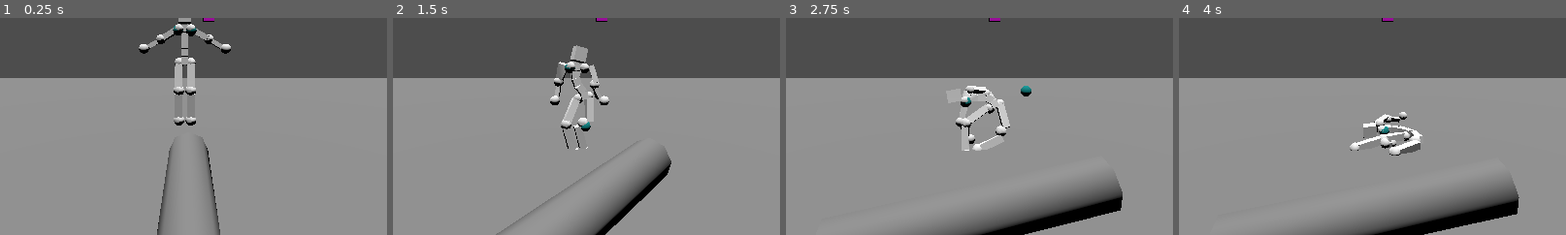
Above: before the commit, frames 1-4 (left to right).
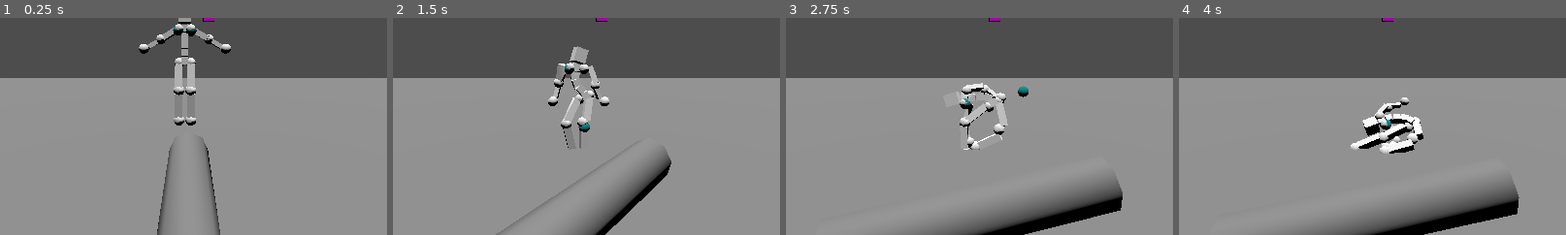
Above: after the commit, the same moments.

Repository: borbware/FGJ24
Game: Godot game, scene res://scenes/level_template.tscn
The game is run twice, just before and just after one commit, with the same random seed, the same clock (stepped at 60 frames per second) and the same inputs.
Inputs:
- Up to frame 1 (0.25 s): no input
- Up to frame 2 (1.5 s): hold D (left_stick_right) 0.53-1.28 s; hold S (left_stick_down) from 1.28 s (still down)
- Up to frame 3 (2.75 s): release S (left_stick_down) at 2.03 s; hold D (left_stick_right) from 2.03 s (still down)
- Up to frame 4 (4 s): release D (left_stick_right) at 2.78 s; hold W (left_stick_up) 2.78-3.53 s; hold S (left_stick_down) from 3.53 s (still down)
The pictures show only the part of the screen within x 26-76%, y 38-88%; the shares and areas given below are measured in that part.

The runs differ from the first frame. In frame 1, less than 0.1% of the frame differs, in the area x 36-37%, y 16-17%; in frame 2, 1.0%; in frame 3, 1.4%; in frame 4, 2.2%, in the area x 44-64%, y 36-64%.

Commit message:
level template asdfasdf

Diff:
--- a/scenes/level_template.tscn
+++ b/scenes/level_template.tscn
@@ -64,144 +64,144 @@
 
 [node name="Physical Bone DEF-spine_001" parent="Human/ego/ego_rig/Skeleton3D" index="29"]
 transform = Transform3D(1.00003, -0.00270149, -4.24683e-07, 2.13727e-05, -0.125909, -0.992487, 6.07141e-06, 0.998731, -0.122959, 1.93119e-05, 1.2251, -0.00871921)
-joint_offset = Transform3D(1, 0, 0, 0, -4.37113e-08, -0.999997, 0, 0.999997, -4.37113e-08, -1.94974e-05, -7.96077e-05, 0.0683268)
-joint_rotation = Vector3(1.5708, 0, 0)
-body_offset = Transform3D(1.00003, -0.00270149, -4.24683e-07, 2.1957e-05, -0.00215632, -1.00007, 3.39749e-06, 1.00663, 3.8892e-06, 1.93119e-05, 0.0683317, 7.98702e-05)
+joint_offset = Transform3D(1, 0, 0, 0, -3.61998e-06, -0.999997, 0, 0.999997, -3.61998e-06, -1.94974e-05, -7.96082e-05, 0.0683268)
+joint_rotation = Vector3(1.5708, 0, 0)
+body_offset = Transform3D(1.00003, -0.00270149, -4.24683e-07, 2.1957e-05, -0.00215632, -1.00007, 3.39749e-06, 1.00663, 3.89665e-06, 1.93119e-05, 0.0683317, 7.98702e-05)
 
 [node name="Physical Bone DEF-spine_002" parent="Human/ego/ego_rig/Skeleton3D" index="30"]
 transform = Transform3D(1.00014, -2.72691e-06, 1.86637e-06, -1.79823e-05, 0.0318232, -0.999824, -5.64743e-06, 0.999823, 0.0318213, -1.09673e-05, 1.37925, -0.00401092)
-joint_offset = Transform3D(1, 0, 0, 0, -4.37114e-08, -1, 0, 1, -4.37114e-08, 1.08069e-05, 0.000861997, 0.0863912)
+joint_offset = Transform3D(1, 0, 0, 0, -3.61999e-06, -1, 0, 1, -3.61999e-06, 1.08069e-05, 0.000861997, 0.0863912)
 joint_rotation = Vector3(1.5708, 0, 0)
 body_offset = Transform3D(1.00014, -2.72691e-06, 1.86637e-06, -1.77935e-05, -2.23517e-08, -1.00033, -6.21663e-06, 1.00033, -1.85147e-06, -1.09673e-05, 0.0864197, -0.000862122)
 
 [node name="Physical Bone DEF-spine_003" parent="Human/ego/ego_rig/Skeleton3D" index="31"]
 transform = Transform3D(1.00004, 3.51667e-06, -0.000295168, -2.50918e-06, 0.028563, -0.999488, -7.92859e-07, 0.999622, 0.0285646, -2.38419e-07, 1.56191, -0.00928831)
-joint_offset = Transform3D(1, 0, 0, 0, -4.37114e-08, -1, 0, 1, -4.37114e-08, 2.86544e-05, 0.000638195, 0.0962822)
-joint_rotation = Vector3(1.5708, 0, 0)
-body_offset = Transform3D(1.00004, 3.51667e-06, -0.000295168, -2.48551e-06, 2.2836e-06, -0.999897, -8.64198e-07, 1.00003, 7.75978e-06, -2.38419e-07, 0.0962722, -0.000638962)
+joint_offset = Transform3D(1, 0, 0, 0, -3.61999e-06, -1, 0, 1, -3.61999e-06, 2.86544e-05, 0.000638195, 0.0962822)
+joint_rotation = Vector3(1.5708, 0, 0)
+body_offset = Transform3D(1.00004, 3.51667e-06, -0.000295168, -2.48551e-06, 2.2836e-06, -0.999897, -8.64198e-07, 1.00003, 7.7635e-06, -2.38419e-07, 0.0962722, -0.000638962)
 
 [node name="Physical Bone DEF-spine_004" parent="Human/ego/ego_rig/Skeleton3D" index="32"]
 transform = Transform3D(1.00001, 6.34789e-06, 0.000106206, -7.70366e-07, -0.368796, -0.929229, -6.90388e-07, 0.929542, -0.368695, 4.29153e-06, 1.68895, 0.000801563)
-joint_offset = Transform3D(1, 0, 0, 0, -4.37113e-08, -0.999999, 0, 0.999999, -4.37113e-08, -7.80593e-06, -1.144e-06, 0.0330912)
+joint_offset = Transform3D(1, 0, 0, 0, -3.61999e-06, -0.999999, 0, 0.999999, -3.61999e-06, -7.80593e-06, -1.144e-06, 0.0330912)
 joint_rotation = Vector3(1.5708, 0, 0)
 body_offset = Transform3D(1.00001, 6.34789e-06, 0.000106206, -9.70671e-07, -1.49012e-06, -0.999702, -3.57628e-07, 1.00003, -2.3067e-05, 4.29153e-06, 0.0330813, 1.90735e-06)
 
 [node name="Physical Bone DEF-spine_005" parent="Human/ego/ego_rig/Skeleton3D" index="33"]
 transform = Transform3D(1.00003, 1.10865e-05, 2.69711e-06, 1.04496e-06, -0.186675, -0.982476, -4.50347e-06, 0.982615, -0.186604, -4.3273e-05, 1.75047, 0.0188117)
-joint_offset = Transform3D(1, 0, 0, 0, -4.37114e-08, -1, 0, 1, -4.37114e-08, 4.31868e-05, 3.28029e-05, 0.0313169)
+joint_offset = Transform3D(1, 0, 0, 0, -3.61999e-06, -1, 0, 1, -3.61999e-06, 4.31868e-05, 3.28029e-05, 0.0313169)
 joint_rotation = Vector3(1.5708, 0, 0)
 body_offset = Transform3D(1.00003, 1.10865e-05, 2.69711e-06, 1.86265e-07, -4.09335e-05, -1.00004, -4.61936e-06, 1.00019, 2.96533e-06, -4.3273e-05, 0.0313182, -3.29018e-05)
 
 [node name="Physical Bone DEF-shoulder_L" parent="Human/ego/ego_rig/Skeleton3D" index="34"]
-transform = Transform3D(0.47416, -0.0862772, -0.880985, 0.3567, 0.928528, 0.101919, 0.80518, -0.360968, 0.476273, 0.106897, 1.60603, 0.0204129)
-joint_offset = Transform3D(1, 0, 0, 0, -4.37112e-08, -0.999996, 0, 0.999996, -4.37112e-08, -0.00391423, -0.0104158, 0.0994789)
-joint_rotation = Vector3(1.5708, 0, 0)
-body_offset = Transform3D(0.934395, -0.354934, -0.036256, 0.000167787, 0.108154, -1.00089, 0.356769, 0.928564, 0.101346, 0.00356722, 0.100694, 0.000986457)
+transform = Transform3D(0.47416, -0.0862772, -0.881093, 0.3567, 0.928528, 0.101939, 0.80518, -0.360968, 0.476554, 0.106897, 1.60603, 0.0204124)
+joint_offset = Transform3D(1, 0, 0, 0, -3.61998e-06, -0.999996, 0, 0.999996, -3.61998e-06, -0.00393189, -0.0104087, 0.0994562)
+joint_rotation = Vector3(1.5708, 0, 0)
+body_offset = Transform3D(0.934395, -0.354934, -0.036068, 0.000167787, 0.108154, -1.00112, 0.356769, 0.928564, 0.101365, 0.00356674, 0.100694, 0.000986457)
 
 [node name="Physical Bone DEF-upper_arm_L" parent="Human/ego/ego_rig/Skeleton3D" index="35"]
 transform = Transform3D(-0.509568, 0.0781226, -0.856551, -0.830485, -0.292403, 0.469711, -0.214038, 0.953371, 0.214224, 0.257013, 1.55061, -0.0422528)
-joint_offset = Transform3D(1, 0, 0, 0, -4.37114e-08, -1, 0, 1, -4.37114e-08, -0.000152085, 6.83252e-05, 0.072145)
-joint_rotation = Vector3(1.5708, 0, 0)
-body_offset = Transform3D(0.997585, -2.89679e-05, -1.03861e-05, -0.000541158, 2.1562e-05, -1.0001, -0.00100107, 1.00026, -4.26173e-06, 0.000152469, 0.0721521, -6.81877e-05)
+joint_offset = Transform3D(1, 0, 0, 0, -3.61999e-06, -1, 0, 1, -3.61999e-06, -0.000152085, 6.83252e-05, 0.072145)
+joint_rotation = Vector3(1.5708, 0, 0)
+body_offset = Transform3D(0.997585, -2.89679e-05, -1.03861e-05, -0.000541162, 2.1562e-05, -1.0001, -0.00100106, 1.00026, -4.26173e-06, 0.000152469, 0.0721521, -6.81877e-05)
 
 [node name="Physical Bone DEF-upper_arm_L_001" parent="Human/ego/ego_rig/Skeleton3D" index="36"]
-transform = Transform3D(-0.510113, 0.0781091, -0.856184, -0.833191, -0.292386, 0.469486, -0.213624, 0.953199, 0.214135, 0.380603, 1.483, -0.0729332)
-joint_offset = Transform3D(1, 0, 0, 0, -4.37114e-08, -1, 0, 1, -4.37114e-08, 3.1537e-05, -0.000103416, 0.072097)
-joint_rotation = Vector3(1.5708, 0, 0)
-body_offset = Transform3D(1.00003, 5.06639e-07, 8.99658e-06, 0.000174642, 3.90112e-05, -0.999661, 0.000141814, 1.00009, 5.88596e-06, -3.21865e-05, 0.0720725, 0.000102997)
+transform = Transform3D(-0.510113, 0.0781091, -0.856184, -0.833192, -0.292386, 0.469486, -0.213624, 0.953199, 0.214136, 0.380603, 1.483, -0.0729332)
+joint_offset = Transform3D(1, 0, 0, 0, -3.61999e-06, -1, 0, 1, -3.61999e-06, 3.15273e-05, -0.000103439, 0.072097)
+joint_rotation = Vector3(1.5708, 0, 0)
+body_offset = Transform3D(1.00003, 5.06639e-07, 9.13069e-06, 0.00017504, 3.90112e-05, -0.999661, 0.000141621, 1.00009, 6.19888e-06, -3.21865e-05, 0.0720725, 0.000102997)
 
 [node name="Physical Bone DEF-forearm_L" parent="Human/ego/ego_rig/Skeleton3D" index="37"]
 transform = Transform3D(-0.51037, -0.240858, -0.825821, -0.833133, -0.100191, 0.544153, -0.213756, 0.965521, -0.149529, 0.497221, 1.41242, -0.079273)
-joint_offset = Transform3D(1, 0, 0, 0, -4.37114e-08, -1, 0, 1, -4.37114e-08, -0.000615583, 0.00061859, 0.0665837)
-joint_rotation = Vector3(1.5708, 0, 0)
-body_offset = Transform3D(1.00014, 1.69426e-05, 3.67314e-05, -4.86746e-05, 2.28882e-05, -1.00022, -3.65078e-06, 1.00014, 3.60608e-05, 0.000613213, 0.0665984, -0.00062108)
+joint_offset = Transform3D(1, 0, 0, 0, -3.61999e-06, -1, 0, 1, -3.61999e-06, -0.000615565, 0.000618599, 0.0665837)
+joint_rotation = Vector3(1.5708, 0, 0)
+body_offset = Transform3D(1.00014, 1.69426e-05, 3.64706e-05, -4.86746e-05, 2.28882e-05, -1.00022, -3.65078e-06, 1.00014, 3.59267e-05, 0.000613213, 0.0665984, -0.00062108)
 
 [node name="Physical Bone DEF-forearm_L_001" parent="Human/ego/ego_rig/Skeleton3D" index="38"]
-transform = Transform3D(-0.510164, -0.241081, -0.824806, -0.833028, -0.0995768, 0.543508, -0.213699, 0.964287, -0.149385, 0.605216, 1.34183, -0.0591004)
-joint_offset = Transform3D(1, 0, 0, 0, -4.37114e-08, -1, 0, 1, -4.37114e-08, -3.67291e-06, 8.64774e-05, 0.0658295)
-joint_rotation = Vector3(1.5708, 0, 0)
-body_offset = Transform3D(0.999935, -0.000117928, 2.51606e-05, 7.23414e-05, -0.000679195, -0.99901, -7.95722e-06, 0.998942, -4.81308e-06, 2.02656e-06, 0.0657644, -8.60691e-05)
+transform = Transform3D(-0.510164, -0.241081, -0.824806, -0.833028, -0.0995772, 0.543508, -0.213699, 0.964287, -0.149385, 0.605216, 1.34183, -0.0591004)
+joint_offset = Transform3D(1, 0, 0, 0, -3.61999e-06, -1, 0, 1, -3.61999e-06, -3.67294e-06, 8.64774e-05, 0.0658295)
+joint_rotation = Vector3(1.5708, 0, 0)
+body_offset = Transform3D(0.999935, -0.000117615, 2.51606e-05, 7.23712e-05, -0.000679091, -0.99901, -7.95722e-06, 0.998942, -4.81308e-06, 2.02656e-06, 0.0657644, -8.60691e-05)
 
 [node name="CollisionShape3D" parent="Human/ego/ego_rig/Skeleton3D/Physical Bone DEF-forearm_L_001" index="0"]
 transform = Transform3D(1, 7.45058e-09, 0, -1.49012e-08, 0, 1, 5.21541e-08, -1, 0, 0, 0, 0)
 
 [node name="Physical Bone DEF-shoulder_R" parent="Human/ego/ego_rig/Skeleton3D" index="39"]
-transform = Transform3D(0.473947, 0.0863715, 0.877301, -0.357069, 0.928605, 0.101605, -0.805083, -0.360932, 0.472475, -0.10701, 1.61211, 0.0205102)
-joint_offset = Transform3D(1, 0, 0, 0, -4.37114e-08, -1, 0, 1, -4.37114e-08, 0.00607561, -0.0160916, 0.0994192)
-joint_rotation = Vector3(1.5708, 0, 0)
-body_offset = Transform3D(0.934203, 0.354951, 0.037661, -3.26931e-05, 0.108054, -0.995785, -0.357138, 0.928641, 0.101034, -0.00370836, 0.100739, 0.0070684)
+transform = Transform3D(0.473947, 0.0863719, 0.878666, -0.357069, 0.928605, 0.101674, -0.805083, -0.360932, 0.473819, -0.10701, 1.61211, 0.0205102)
+joint_offset = Transform3D(1, 0, 0, 0, -3.61999e-06, -1, 0, 1, -3.61999e-06, 0.00612111, -0.0160616, 0.0992373)
+joint_rotation = Vector3(1.5708, 0, 0)
+body_offset = Transform3D(0.934203, 0.354951, 0.0371944, -3.26931e-05, 0.108054, -0.997643, -0.357138, 0.928641, 0.101102, -0.00370836, 0.100739, 0.0070684)
 
 [node name="Physical Bone DEF-upper_arm_R" parent="Human/ego/ego_rig/Skeleton3D" index="40"]
 transform = Transform3D(-0.508465, -0.0780645, 0.856502, 0.83099, -0.292359, 0.469677, 0.211742, 0.953159, 0.214214, -0.257055, 1.55073, -0.0421584)
-joint_offset = Transform3D(1, 0, 0, 0, -4.37114e-08, -1, 0, 1, -4.37114e-08, 7.57593e-06, 1.0984e-05, 0.0721069)
-joint_rotation = Vector3(1.5708, 0, 0)
-body_offset = Transform3D(0.996952, -1.02073e-05, 4.36977e-06, -0.000149045, -2.84612e-06, -1.00004, -0.00142105, 1.00004, -8.9407e-08, -7.86781e-06, 0.0721098, -1.09673e-05)
+joint_offset = Transform3D(1, 0, 0, 0, -3.61999e-06, -1, 0, 1, -3.61999e-06, 7.57593e-06, 1.0984e-05, 0.0721069)
+joint_rotation = Vector3(1.5708, 0, 0)
+body_offset = Transform3D(0.996952, -1.02073e-05, 4.36977e-06, -0.000149041, -2.84612e-06, -1.00004, -0.00142105, 1.00004, -8.9407e-08, -7.86781e-06, 0.0721098, -1.09673e-05)
 
 [node name="Physical Bone DEF-upper_arm_R_001" parent="Human/ego/ego_rig/Skeleton3D" index="41"]
 transform = Transform3D(-0.510259, -0.0780928, 0.856541, 0.833085, -0.292369, 0.469681, 0.213739, 0.953154, 0.214235, -0.380642, 1.48299, -0.0730476)
-joint_offset = Transform3D(1, 0, 0, 0, -4.37114e-08, -1, 0, 1, -4.37114e-08, -1.85112e-05, -1.13799e-06, 0.0721299)
-joint_rotation = Vector3(1.5708, 0, 0)
-body_offset = Transform3D(1.00004, -4.75347e-06, -7.78586e-06, -2.4382e-05, 2.70456e-05, -1.00008, 1.06543e-05, 1.00004, 1.57803e-05, 1.90735e-05, 0.0721357, 0)
+joint_offset = Transform3D(1, 0, 0, 0, -3.61999e-06, -1, 0, 1, -3.61999e-06, -1.85114e-05, -1.13907e-06, 0.0721299)
+joint_rotation = Vector3(1.5708, 0, 0)
+body_offset = Transform3D(1.00004, -4.75347e-06, -7.78213e-06, -2.4382e-05, 2.70456e-05, -1.00008, 1.06543e-05, 1.00004, 1.57952e-05, 1.90735e-05, 0.0721357, 0)
 
 [node name="Physical Bone DEF-forearm_R" parent="Human/ego/ego_rig/Skeleton3D" index="42"]
-transform = Transform3D(-0.510275, 0.240856, 0.825725, 0.833111, -0.100151, 0.544144, 0.213743, 0.965494, -0.149554, -0.496628, 1.41332, -0.0786648)
-joint_offset = Transform3D(1, 0, 0, 0, -4.37114e-08, -1, 0, 1, -4.37114e-08, 3.29332e-05, -1.77165e-05, 0.065699)
-joint_rotation = Vector3(1.5708, 0, 0)
-body_offset = Transform3D(1.00007, 1.23233e-05, -5.10365e-07, -2.01613e-05, -8.19564e-07, -1.00014, 1.57207e-05, 1.00011, -9.74536e-06, -3.29018e-05, 0.0657082, 1.83582e-05)
+transform = Transform3D(-0.510275, 0.240856, 0.825726, 0.833111, -0.100151, 0.544144, 0.213743, 0.965494, -0.149554, -0.496628, 1.41332, -0.0786648)
+joint_offset = Transform3D(1, 0, 0, 0, -3.61999e-06, -1, 0, 1, -3.61999e-06, 3.29374e-05, -1.77205e-05, 0.065699)
+joint_rotation = Vector3(1.5708, 0, 0)
+body_offset = Transform3D(1.00007, 1.23233e-05, -5.73695e-07, -1.9908e-05, -8.19564e-07, -1.00014, 1.58697e-05, 1.00011, -9.68575e-06, -3.29018e-05, 0.0657082, 1.83582e-05)
 
 [node name="Physical Bone DEF-forearm_R_001" parent="Human/ego/ego_rig/Skeleton3D" index="43"]
-transform = Transform3D(-0.510236, 0.240848, 0.825653, 0.833075, -0.100164, 0.544093, 0.213723, 0.965484, -0.149532, -0.605145, 1.34182, -0.0590315)
-joint_offset = Transform3D(1, 0, 0, 0, -4.37114e-08, -1, 0, 1, -4.37114e-08, 3.03883e-05, 1.71548e-06, 0.0657177)
-joint_rotation = Vector3(1.5708, 0, 0)
-body_offset = Transform3D(1.00002, 3.69549e-06, -1.66893e-06, -3.52487e-05, 1.17272e-05, -1.00005, 9.25362e-06, 1.0001, -7.15256e-07, -3.02792e-05, 0.065721, -1.66893e-06)
+transform = Transform3D(-0.510238, 0.240848, 0.825653, 0.833078, -0.100164, 0.544093, 0.213724, 0.965484, -0.149532, -0.605145, 1.34182, -0.0590315)
+joint_offset = Transform3D(1, 0, 0, 0, -3.61999e-06, -1, 0, 1, -3.61999e-06, 3.03882e-05, 1.71548e-06, 0.0657177)
+joint_rotation = Vector3(1.5708, 0, 0)
+body_offset = Transform3D(1.00002, 3.69549e-06, -1.66893e-06, -3.54089e-05, 1.17272e-05, -1.00005, 9.26852e-06, 1.0001, -7.15256e-07, -3.02792e-05, 0.065721, -1.66893e-06)
 
 [node name="Physical Bone DEF-thigh_L" parent="Human/ego/ego_rig/Skeleton3D" index="44"]
 transform = Transform3D(1, -3.8743e-07, 3.85344e-05, -7.56865e-07, -0.0764413, 0.997083, 1.04441e-06, -0.997102, -0.0764576, 0.098031, 0.938337, -0.00215173)
-joint_offset = Transform3D(1, 0, 0, 0, -4.37114e-08, -1, 0, 1, -4.37114e-08, -3.61601e-05, -1.25062e-06, 0.134054)
+joint_offset = Transform3D(1, 0, 0, 0, -3.61999e-06, -1, 0, 1, -3.61999e-06, -3.61601e-05, -1.25062e-06, 0.134054)
 joint_rotation = Vector3(1.5708, 0, 0)
 body_offset = Transform3D(1, -3.8743e-07, 3.85344e-05, 8.34486e-07, -1.27405e-06, -1.00001, -9.83506e-07, 1.00003, 1.64434e-05, 3.09944e-05, 0.134055, -9.53674e-07)
 
 [node name="Physical Bone DEF-thigh_L_001" parent="Human/ego/ego_rig/Skeleton3D" index="45"]
 transform = Transform3D(1, 5.06639e-07, 3.03984e-05, 1.25914e-06, -0.0764395, 0.997103, 1.21863e-06, -0.997082, -0.0764598, 0.0980558, 0.670892, 0.018353)
-joint_offset = Transform3D(1, 0, 0, 0, -4.37114e-08, -1, 0, 1, -4.37114e-08, -5.98663e-05, 8.81755e-08, 0.134097)
-joint_rotation = Vector3(1.5708, 0, 0)
-body_offset = Transform3D(1, 5.06639e-07, 3.03984e-05, -1.1623e-06, -1.49012e-06, -1.00003, -1.31132e-06, 1.00001, 1.71214e-05, 5.57899e-05, 0.134101, -2.38419e-06)
+joint_offset = Transform3D(1, 0, 0, 0, -3.61999e-06, -1, 0, 1, -3.61999e-06, -5.98663e-05, 8.91746e-08, 0.134097)
+joint_rotation = Vector3(1.5708, 0, 0)
+body_offset = Transform3D(1, 5.06639e-07, 3.03984e-05, -1.1623e-06, -1.49012e-06, -1.00003, -1.31132e-06, 1.00001, 1.7114e-05, 5.57899e-05, 0.134101, -2.38419e-06)
 
 [node name="Physical Bone DEF-shin_L" parent="Human/ego/ego_rig/Skeleton3D" index="46"]
 transform = Transform3D(1.00001, -5.66244e-07, -2.5928e-06, 1.52306e-06, 0.0986338, 0.995144, 3.45621e-07, -0.995131, 0.0986324, 0.0979957, 0.424218, 0.0174026)
-joint_offset = Transform3D(1, 0, 0, 0, -4.37114e-08, -1, 0, 1, -4.37114e-08, 4.58586e-06, 6.28969e-07, 0.113534)
+joint_offset = Transform3D(1, 0, 0, 0, -3.61999e-06, -1, 0, 1, -3.61999e-06, 4.58586e-06, 6.28969e-07, 0.113534)
 joint_rotation = Vector3(1.5708, 0, 0)
 body_offset = Transform3D(1.00001, -5.66244e-07, -2.5928e-06, -1.54972e-06, -9.23872e-07, -1.00002, -1.93715e-07, 1.00001, 7.59959e-07, -4.29153e-06, 0.113536, -7.15256e-07)
 
 [node name="Physical Bone DEF-shin_L_001" parent="Human/ego/ego_rig/Skeleton3D" index="47"]
-transform = Transform3D(1, -4.17233e-07, -1.18911e-05, -7.49037e-07, 0.0986362, 0.995174, -2.98853e-07, -0.995163, 0.0986338, 0.0979981, 0.198215, -0.00501275)
-joint_offset = Transform3D(1, 0, 0, 0, -4.37114e-08, -1, 0, 1, -4.37114e-08, 3.25739e-06, -1.48102e-05, 0.113534)
-joint_rotation = Vector3(1.5708, 0, 0)
-body_offset = Transform3D(1, -4.17233e-07, -1.18911e-05, 7.74861e-07, -1.19209e-07, -1.00005, 2.23518e-07, 1.00004, 2.35438e-06, -1.90735e-06, 0.11354, 1.45435e-05)
+transform = Transform3D(1, -4.17233e-07, -1.18911e-05, -7.49037e-07, 0.0986361, 0.995174, -2.98853e-07, -0.995163, 0.0986338, 0.0979981, 0.198215, -0.00501275)
+joint_offset = Transform3D(1, 0, 0, 0, -3.61999e-06, -1, 0, 1, -3.61999e-06, 3.25739e-06, -1.48102e-05, 0.113534)
+joint_rotation = Vector3(1.5708, 0, 0)
+body_offset = Transform3D(1, -4.17233e-07, -1.18911e-05, 7.74861e-07, -1.11759e-07, -1.00005, 2.23518e-07, 1.00004, 2.35438e-06, -1.90735e-06, 0.11354, 1.45435e-05)
 
 [node name="Physical Bone DEF-thigh_R" parent="Human/ego/ego_rig/Skeleton3D" index="48"]
 transform = Transform3D(1, -3.8743e-07, 3.85344e-05, -7.56865e-07, -0.0764413, 0.997083, 1.04441e-06, -0.997102, -0.0764576, -0.0980067, 0.938335, -0.00215197)
-joint_offset = Transform3D(1, 0, 0, 0, -4.37114e-08, -1, 0, 1, -4.37114e-08, 1.50995e-06, -1.72745e-06, 0.134056)
+joint_offset = Transform3D(1, 0, 0, 0, -3.61999e-06, -1, 0, 1, -3.61999e-06, 1.50995e-06, -1.72745e-06, 0.134056)
 joint_rotation = Vector3(1.5708, 0, 0)
 body_offset = Transform3D(1, -3.8743e-07, 3.85344e-05, 8.34486e-07, -1.27405e-06, -1.00001, -9.83506e-07, 1.00003, 1.64434e-05, -6.67572e-06, 0.134057, -4.76837e-07)
 
 [node name="Physical Bone DEF-thigh_R_001" parent="Human/ego/ego_rig/Skeleton3D" index="49"]
-transform = Transform3D(1, 5.06639e-07, 3.03984e-05, 1.25914e-06, -0.0764395, 0.997103, 1.21863e-06, -0.997082, -0.0764598, -0.0980029, 0.67089, 0.0183535)
-joint_offset = Transform3D(1, 0, 0, 0, -4.37114e-08, -1, 0, 1, -4.37114e-08, -1.21535e-06, 8.82276e-08, 0.134098)
-joint_rotation = Vector3(1.5708, 0, 0)
-body_offset = Transform3D(1, 5.06639e-07, 3.03984e-05, -1.1623e-06, -1.49012e-06, -1.00003, -1.31132e-06, 1.00001, 1.71214e-05, -2.86102e-06, 0.134102, -2.38419e-06)
+transform = Transform3D(1, 5.06639e-07, 3.03984e-05, 1.25914e-06, -0.0764395, 0.997103, 1.21863e-06, -0.997082, -0.0764598, -0.0980029, 0.670891, 0.018353)
+joint_offset = Transform3D(1, 0, 0, 0, -3.61999e-06, -1, 0, 1, -3.61999e-06, -1.21534e-06, 8.92344e-08, 0.134098)
+joint_rotation = Vector3(1.5708, 0, 0)
+body_offset = Transform3D(1, 5.06639e-07, 3.03984e-05, -1.1623e-06, -1.49012e-06, -1.00003, -1.31132e-06, 1.00001, 1.7114e-05, -2.86102e-06, 0.134102, -2.38419e-06)
 
 [node name="Physical Bone DEF-shin_R" parent="Human/ego/ego_rig/Skeleton3D" index="50"]
 transform = Transform3D(1.00001, -5.66244e-07, -2.5928e-06, 1.38411e-06, 0.0986338, 0.995144, 8.4097e-07, -0.995131, 0.0986324, -0.0979948, 0.42423, 0.0174093)
-joint_offset = Transform3D(1, 0, 0, 0, -4.37114e-08, -1, 0, 1, -4.37114e-08, -4.95082e-06, 6.11255e-06, 0.113521)
+joint_offset = Transform3D(1, 0, 0, 0, -3.61999e-06, -1, 0, 1, -3.61999e-06, -4.95082e-06, 6.11255e-06, 0.113521)
 joint_rotation = Vector3(1.5708, 0, 0)
 body_offset = Transform3D(1.00001, -5.66244e-07, -2.5928e-06, -1.46031e-06, -9.23872e-07, -1.00002, -7.00355e-07, 1.00001, 7.59959e-07, 5.24521e-06, 0.113523, -6.19888e-06)
 
 [node name="Physical Bone DEF-shin_R_001" parent="Human/ego/ego_rig/Skeleton3D" index="51"]
-transform = Transform3D(1, -4.17233e-07, -1.18911e-05, -7.49037e-07, 0.0986362, 0.995174, -2.98853e-07, -0.995163, 0.0986338, -0.0980005, 0.198212, -0.00500369)
-joint_offset = Transform3D(1, 0, 0, 0, -4.37114e-08, -1, 0, 1, -4.37114e-08, 1.82691e-06, -5.51229e-06, 0.113536)
-joint_rotation = Vector3(1.5708, 0, 0)
-body_offset = Transform3D(1, -4.17233e-07, -1.18911e-05, 7.74861e-07, -1.19209e-07, -1.00005, 2.23518e-07, 1.00004, 2.35438e-06, -4.76837e-07, 0.113542, 5.24521e-06)
+transform = Transform3D(1, -4.17233e-07, -1.18911e-05, -7.49037e-07, 0.0986361, 0.995174, -2.98853e-07, -0.995163, 0.0986338, -0.0980005, 0.198212, -0.00500369)
+joint_offset = Transform3D(1, 0, 0, 0, -3.61999e-06, -1, 0, 1, -3.61999e-06, 1.82691e-06, -5.51229e-06, 0.113536)
+joint_rotation = Vector3(1.5708, 0, 0)
+body_offset = Transform3D(1, -4.17233e-07, -1.18911e-05, 7.74861e-07, -1.11759e-07, -1.00005, 2.23518e-07, 1.00004, 2.35438e-06, -4.76837e-07, 0.113542, 5.24521e-06)
 
 [node name="Tankki" type="Node3D" parent="."]
 transform = Transform3D(1, 0, 0, 0, 1, 0, 0, 0, 1, -0.933751, -0.148251, 7.00442)
